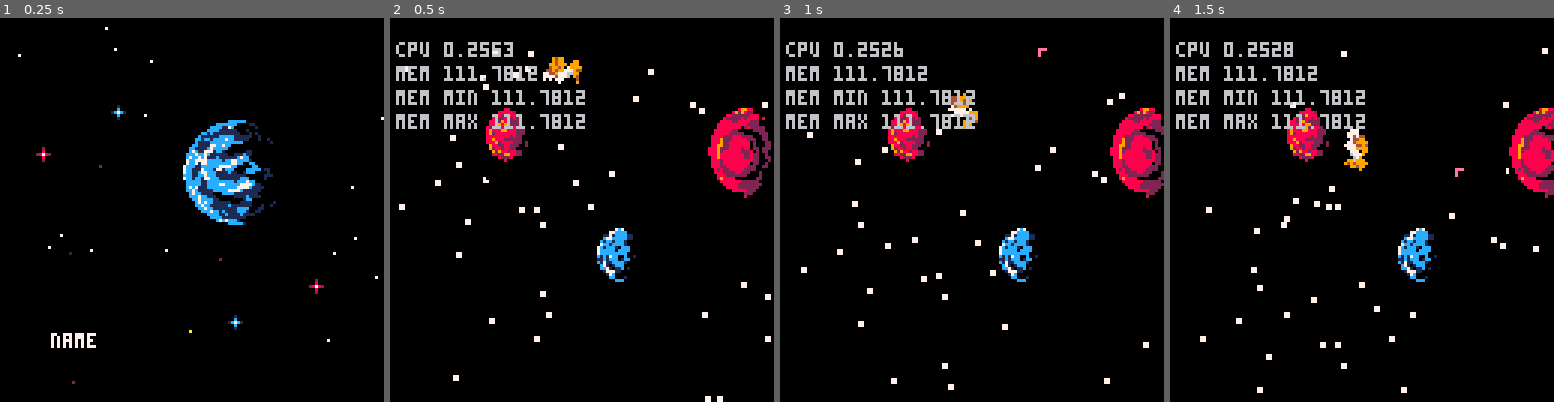
Above: before the commit, frames 1-4 (left to right).
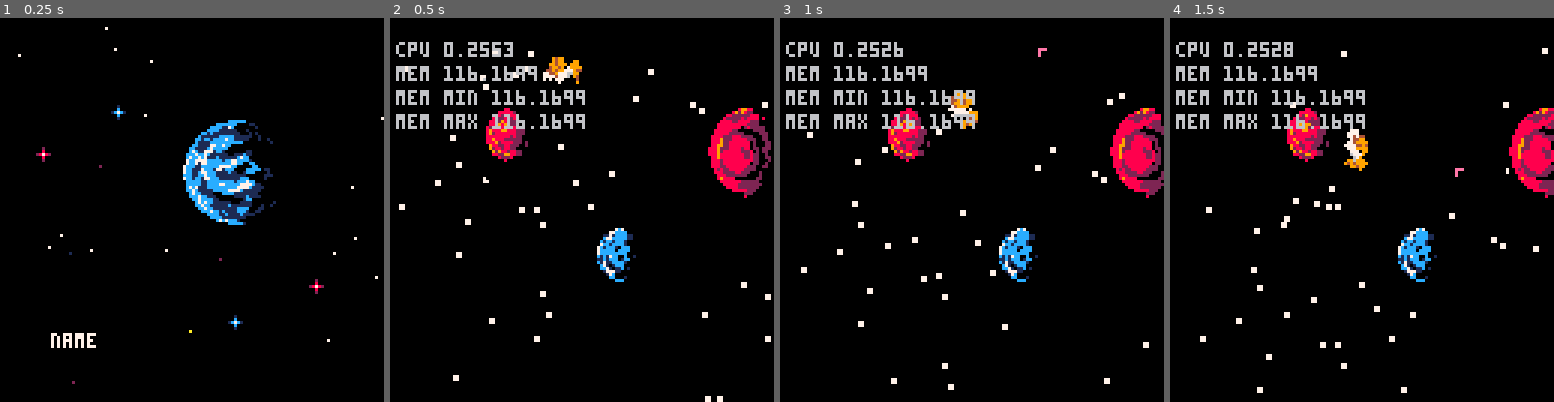
Above: after the commit, the same moments.

Repository: woofers/discord-jam-2
Game: PICO-8 cartridge discord-jam-2.p8
The game is run twice, just before and just after one commit, with the same random seed, the same clock (stepped at 60 frames per second) and the same inputs.
Inputs:
- Up to frame 1 (0.25 s): no input
- Up to frame 2 (0.5 s): tap X (X key) at 0.33 s
- Up to frame 3 (1 s): tap O (Z key) at 0.7 s
- Up to frame 4 (1.5 s): tap X (X key) at 1.07 s

Frame 1 is identical in both runs. In frame 2, 0.6% of the frame differs, in the area x 20-51%, y 12-29%; in frame 3, 0.6%; in frame 4, 0.6%.

Commit message:
added game over state and screen

Diff:
--- a/discord-jam-2.p8
+++ b/discord-jam-2.p8
@@ -638,6 +638,24 @@
     blink_color = blink_sequence[blink_index]
 end
 
+function endscreen(dt)
+	local endzoom_sequence = {128, 64, 32, 12, 4, 1}
+	local endzoom_x = {0, 31, 48, 59, 62, 64}
+	local endzoom_y = {0, 31, 48, 59, 62, 64}
+	endzoom_frame += 1
+	if endzoom_frame > endzoom_speed * dt then
+		endzoom_index += 1
+		endzoom_frame = 0
+	end
+	if endzoom_index > #endzoom_sequence then
+		endzoom_index = 6
+	end
+	endzoom = endzoom_sequence[endzoom_index]
+	endzoomx = endzoom_x[endzoom_index]
+	endzoomy = endzoom_y[endzoom_index]
+end
+
+
 local star = {}
 make_object(star, sprite)
 
@@ -724,6 +742,44 @@
    print("mem min "..min_mem, self.player.x - 80 + 0 * screen_size + 32, 0 * screen_size + 24, 6)
    print("mem max "..max_mem, self.player.x - 80 + 0 * screen_size + 32, 0 * screen_size + 32, 6)
 end
+
+local gameover = {}
+make_object(gameover, gameobject)
+
+function gameover:init(states)
+	self.game_states = states
+	blink_color = 0
+    blink_index = 1
+    blink_speed = 13 * 60
+    blink_frame = 0
+    endzoom_index = 1
+    endzoom_speed = 100 * 60
+    endzoom_frame = 0
+end
+
+function gameover:create()
+end
+
+function gameover:destroy()
+end
+
+function gameover:update(dt)
+	camera(0,0)
+	if (btn(x_key)) then
+		self.game_states:push(play(self.game_states))
+	end
+end
+
+function gameover:render(dt)
+	bg(0)
+	endscreen(dt)
+	sspr(0, 32, 12, 9, endzoomx, endzoomy, endzoom, endzoom)
+	if endzoom_index > 3 then
+		blinking_text(dt)
+		print("press space to try again", 18, 95, blink_color)
+	end
+end
+
 
 local menu = {}
 make_object(menu, gameobject)
@@ -754,6 +810,7 @@
 function menu:update(dt)
    camera(0, 0)
    if (btn(x_key) and not self.exit) then
+   	  self.game_states:push(gameover(self.game_states))
       self.game_states:push(play(self.game_states))
    end
 end
